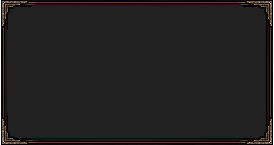
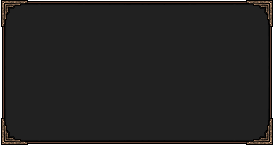
Two versions of the same layered image (274 × 145). Layer-by-layer changes:
added group "small" with 3 layers in group "v01" over box(1, 0, 273, 145)
added layer "corners small" in group "small" over box(1, 0, 273, 145)
added layer "borders small" in group "small" over box(3, 2, 271, 143)
added layer "bg 2 clean small" in group "small" over box(3, 2, 271, 143)
moved "corners" (1st of 2, in "v01" › "default") into group "default" over box(1, 0, 273, 145)
moved "borders" (1st of 2, in "v01" › "default") into group "default", painted on it over box(3, 2, 271, 143)
moved "bg 2 clean" into group "default", painted on it over box(3, 2, 271, 143)
renamed "02" to "v02", hid the group it (5 layers) over box(1, 0, 273, 145)
